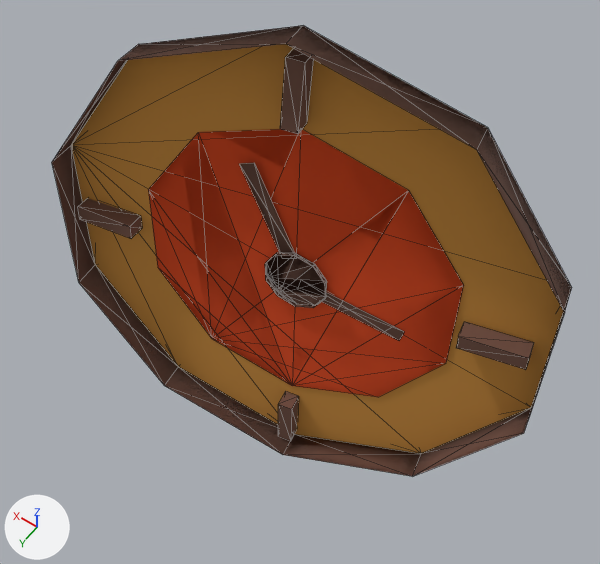
An edit to the glTF model clock/clock.gltf, drawn before and after from the same camera.
Both versions are drawn from a 50 mm camera at (-0.135, 0.185, 0.291) aimed at (-0.003, 0.0, -0.001). Arrows for +X, +Y and +Z are at lower left; the lights stay in place. Mesh edges are drawn as thin lines. Vertices at the same position are counted once.

In view in the first picture: 'node_MeshObject-1477125248-PolyPaper20'.
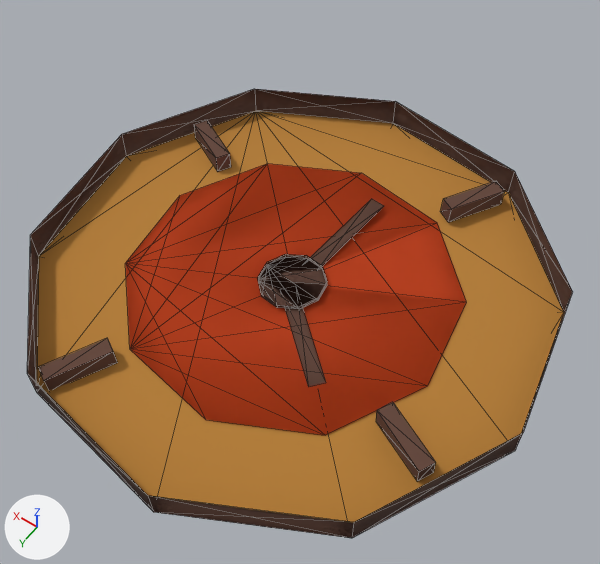
Location of each change, [x1, y1, x2, y2] in pixels of the pictures (600 x 564 px):
'node_MeshObject-1477125248-PolyPaper20', reshaped, turned
    before: [52, 26, 572, 476]
    after: [27, 89, 573, 538]
part 1 of me_mesh_m0_polypaper20__353594, rebuilt
    before: [52, 26, 572, 476]
    after: [27, 89, 573, 538]
part 2 of me_mesh_m0_polypaper20__353594, rebuilt (11% wider)
    before: [265, 252, 327, 308]
    after: [258, 254, 327, 309]
part 3 of me_mesh_m0_polypaper20__353594, rebuilt (8% wider)
    before: [148, 129, 464, 397]
    after: [125, 164, 467, 435]
part 4 of me_mesh_m0_polypaper20__353594, deleted (brown)
    before: [78, 49, 534, 441]
part 5 of me_mesh_m0_polypaper20__353594, added (brown)
    after: [39, 121, 505, 482]

The change, as a list of edits to the scene's bpy script:
```text
Add mat_blockspaper_color_0:
    mat_blockspaper_color_0 = bpy.data.materials.new('BlocksPaper_COLOR_0')
    # nodes: BsdfPrincipled, Mix, OutputMaterial, VertexColor
    # colours: light grey #d1d1d1
Change me_mesh_m0_polypaper20__353594:
    used by ob_node_meshobject_1477125248_polypaper20; location = (0.0, 0.0, 0.0)
    remove me_mesh_m0_polypaper20__353594.from_pydata(...)  # 100 vertices, 204 faces; spans x -0.115..0.114, y -0.033..0.04, z -0.118..0.119
    remove me_mesh_m0_polypaper20__353594.materials.append(mat_blockspaper)
    add me_mesh_m0_polypaper20__353594.from_pydata(...)  # 100 vertices, 204 faces; spans x -0.118..0.118, y -0.017..0.022, z -0.117..0.117
    me_mesh_m0_polypaper20__353594 part 1: the loose piece of 30 vertices spanning x -0.115..0.114, y -0.033..0.04, z -0.118..0.119 is rebuilt with 30 vertices and now spans x -0.118..0.118, y -0.017..0.022, z -0.117..0.117, in mat_blockspaper_color_0
    me_mesh_m0_polypaper20__353594 part 2: the loose piece of 20 vertices spanning x -0.015..0.015, y -0.004..0.004, z -0.017..0.014 is rebuilt with 20 vertices and now spans x -0.015..0.016, y -0.003..0.002, z -0.017..0.014, in mat_blockspaper_color_0
    me_mesh_m0_polypaper20__353594 part 3: the loose piece of 10 vertices spanning x -0.072..0.075, y -0.021..0.016, z -0.077..0.075 is rebuilt with 10 vertices and now spans x -0.076..0.077, y -0.01..0.004, z -0.076..0.075, in mat_blockspaper_color_0
    me_mesh_m0_polypaper20__353594 part 4: 6 loose pieces with 40 vertices, spanning x -0.105..0.108, y -0.025..0.028, z -0.113..0.11, are deleted
    me_mesh_m0_polypaper20__353594 part 5
    28 vertices are added at x -0.097..0.099, y -0.01..0.012, z -0.104..0.1
    6 new vertices lie (0.0, 0.009, 0.001) away from vertices in x -0.097..0.099, y -0.01..0.004, z -0.104..0.1
    6 new vertices lie (0.0, 0.009, 0.0) away from vertices in x -0.094..0.041, y -0.01..0.003, z -0.074..0.097
    56 new faces join them
    add me_mesh_m0_polypaper20__353594.materials.append(mat_blockspaper_color_0)
Change ob_node_meshobject_1477125248_polypaper20:
    ob_node_meshobject_1477125248_polypaper20.rotation_euler: (0.0, 0.0, 0.0) -> (1.486, -0.0152, -0.00953)  # degrees (0, 0, 0) -> degrees (85, -0.9, -0.5)
```
